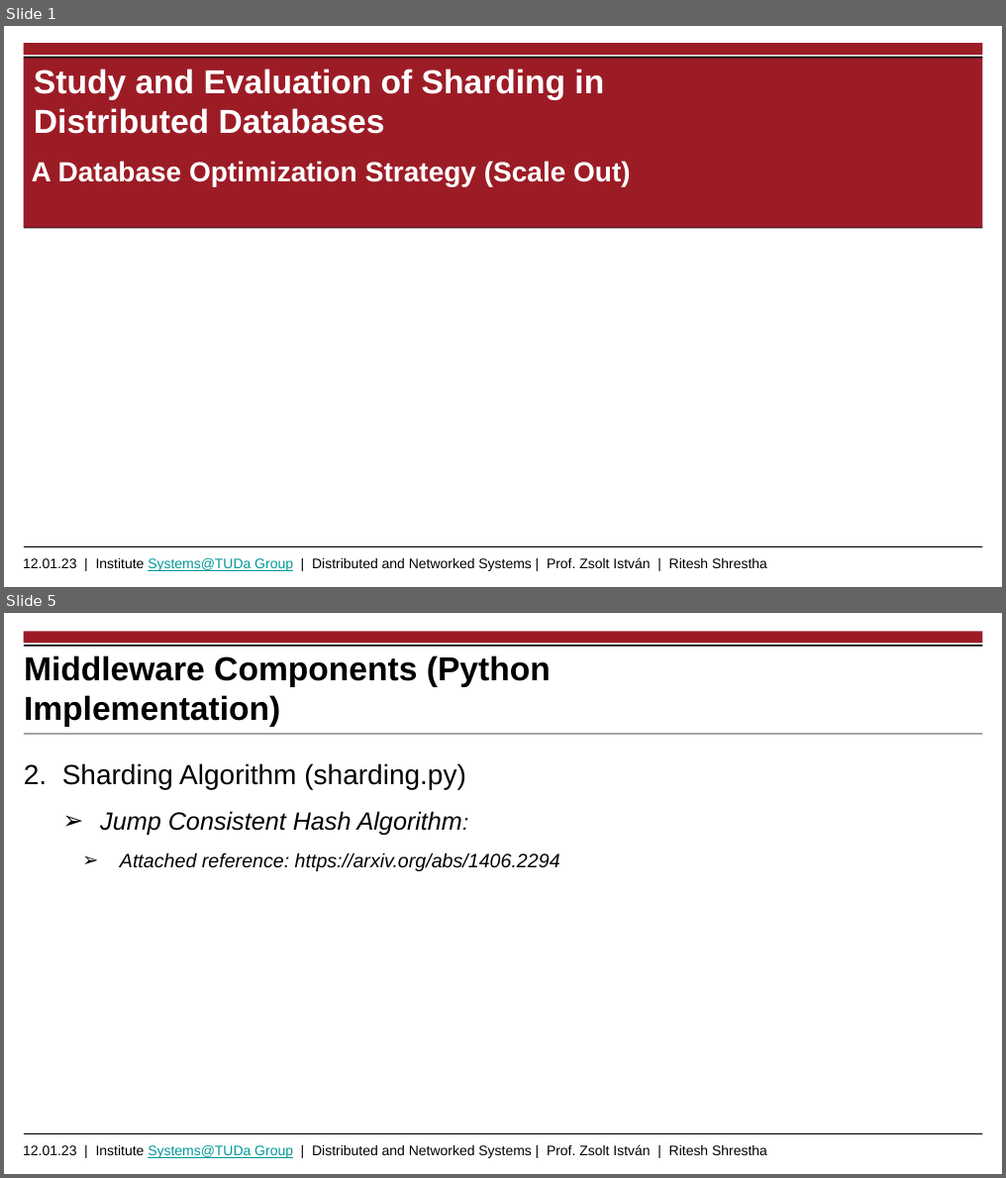
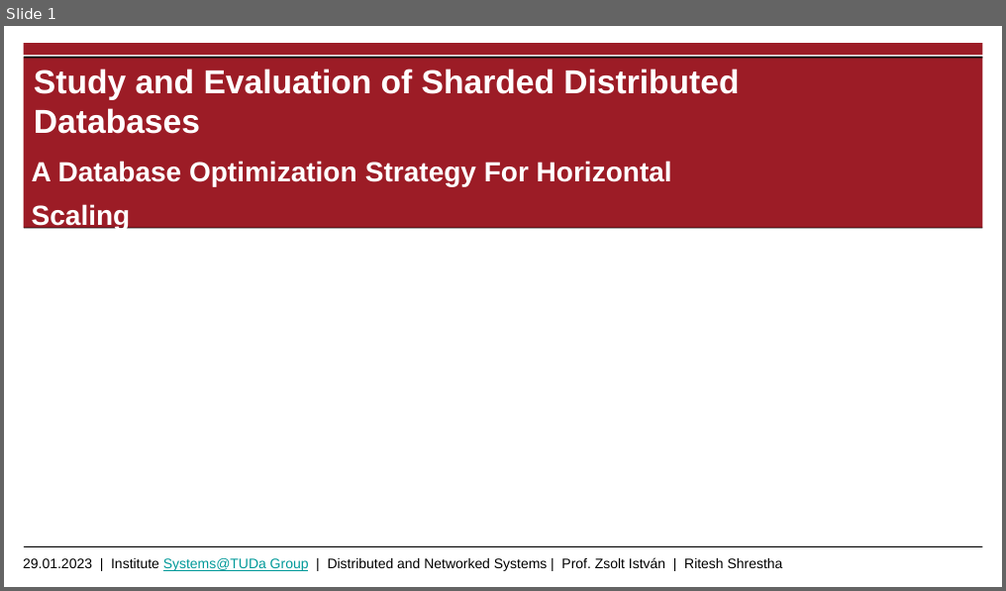
Before and after one commit to riteshCodes/sharded-distributed-databases, a slide deck: Documentation/Thesis_Presentation_Shrestha_Ritesh.pptx. Shown one above the other, each under a label of ours: slides 1 and 5 before the commit, slide 1 after it; the slides between them are not shown. The pictures are 1006x1178 and 1006x591 pixels, drawn with LibreOffice and Linux fonts; fonts in the diff are those of the drawing; background and template pictures are left out. Boxes give left, top, right and bottom in pixels: in the first picture for what was removed or moved away, otherwise in the second. Text is boxed around its words. In the diff, an @@ line names an element or a change of style, - is before the commit and + after.

```diff
--- a/Documentation/Thesis_Presentation_Shrestha_Ritesh.pptx
+++ b/Documentation/Thesis_Presentation_Shrestha_Ritesh.pptx
@@ slide 5 removed at [4,613,1002,1174], background #FFFFFF; not listed: 2 template elements that a slide beside it also shows @@
@@ rectangle removed at [24,631,983,643] @@
@@ line removed from (24, 645) to (983, 645) @@
@@ title removed at [24,656,550,727] @@
-Middleware Components (Python Implementation)
@@ line removed from (24, 734) to (983, 734) @@
@@ text removed at [24,763,560,871] @@
-2. Sharding Algorithm (sharding.py)
-    ➢ Jump Consistent Hash Algorithm:
-      ➢ Attached reference: https://arxiv.org/abs/1406.2294
@@ slide 1 changed as well @@
@@ title at [34,69,739,134]: text changed @@
-Study and Evaluation of Sharding in Distributed Databases
+Study and Evaluation of Sharded Distributed Databases
@@ subtitle at [32,161,672,230]: text changed @@
-A Database Optimization Strategy (Scale Out)
+A Database Optimization Strategy For Horizontal Scaling
@@ text at [23,558,783,571]: text changed @@
-12.01.23 | Institute Systems@TUDa Group | Distributed and Networked Systems | Prof. Zsolt István | Ritesh Shrestha
+29.01.2023 | Institute Systems@TUDa Group | Distributed and Networked Systems | Prof. Zsolt István | Ritesh Shrestha
```
Also in this commit, not shown: 1 other slide changed, 23 slides added, 3 other slides removed, 1 other file.
